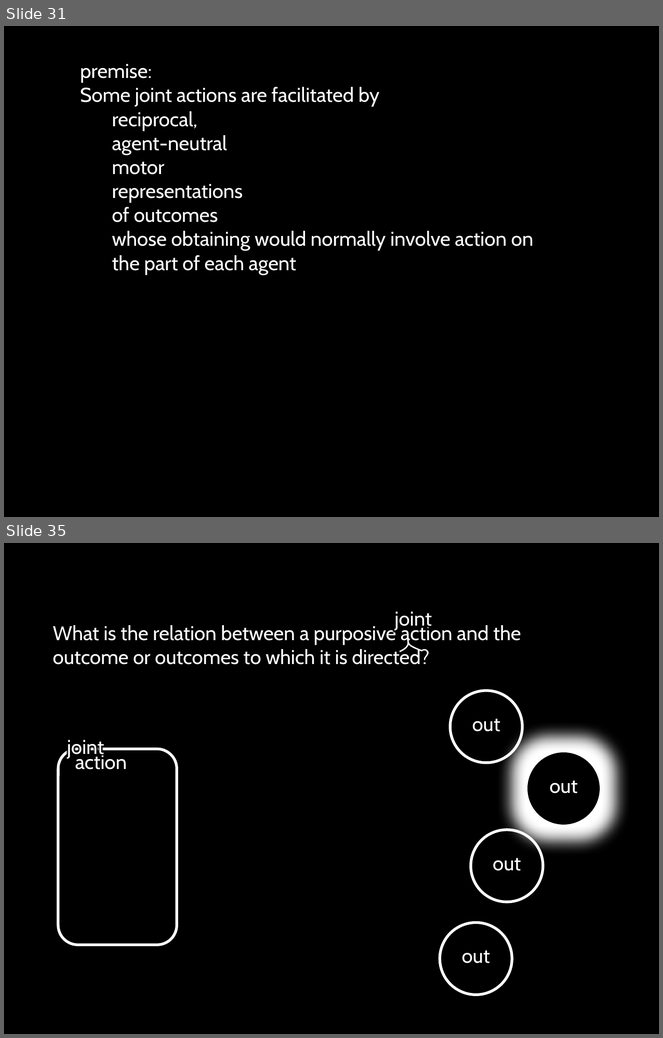
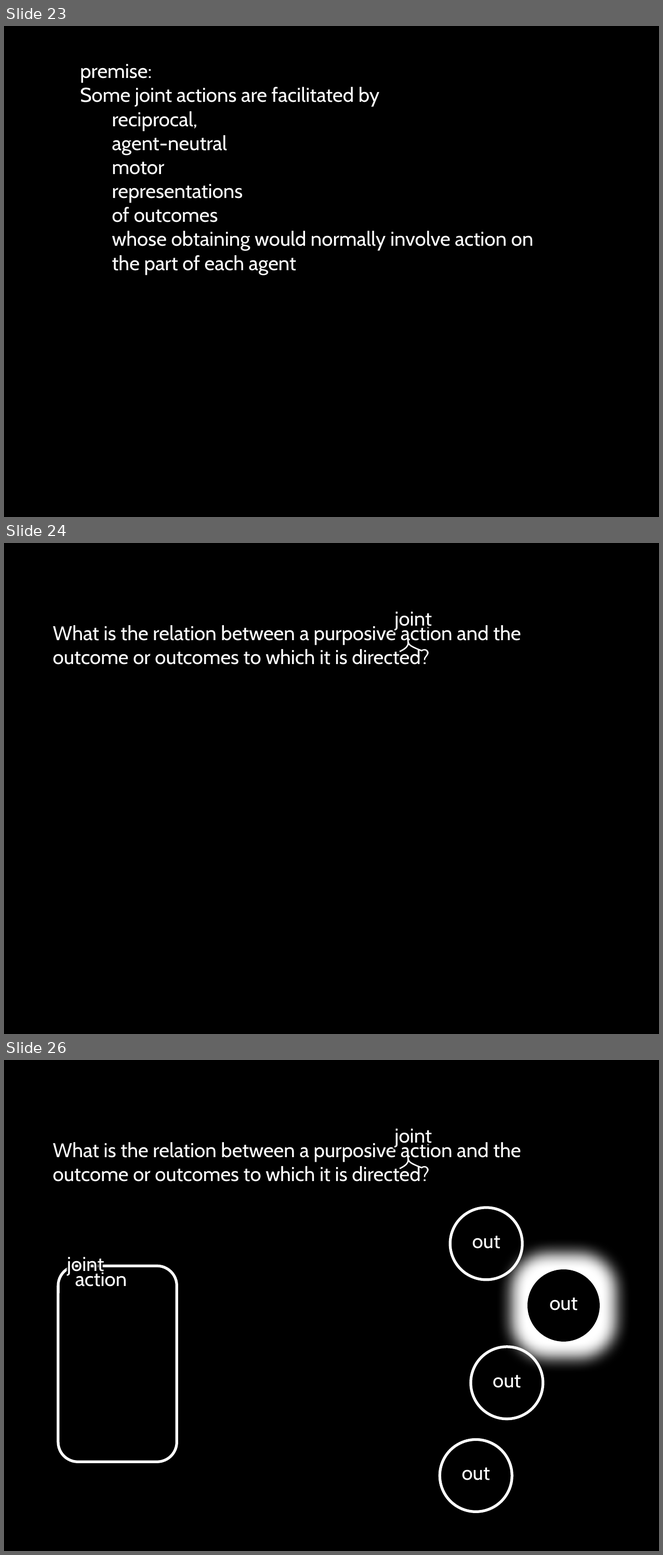
Before and after one commit to butterfill/writing, a slide deck: intention motor representation joint action (paper 3)/conf collective intentionality manchester 2012/motor representation and shared intention - manchester collective intentionality 2012.pptx. Shown one above the other, each under a label of ours: slides 31 and 35 before the commit, slides 23, 24 and 26 after it; the slides between them are not shown. The pictures are 663x1038 and 663x1555 pixels, drawn with LibreOffice and Linux fonts; fonts in the diff are those of the drawing. Boxes give left, top, right and bottom in pixels: in the first picture for what was removed or moved away, otherwise in the second. Text is boxed around its words. In the diff, an @@ line names an element or a change of style, - is before the commit and + after.

```diff
--- a/intention motor representation joint action (paper 3)/conf collective intentionality manchester 2012/motor representation and shared intention - manchester collective intentionality 2012.pptx
+++ b/intention motor representation joint action (paper 3)/conf collective intentionality manchester 2012/motor representation and shared intention - manchester collective intentionality 2012.pptx
@@ slide 24 added at [4,543,659,1034], background #000000 @@
@@ text added at [395,612,432,631], 22 pt, text #FFFFFF @@
+joint
@@ text added at [53,623,521,665], 22 pt, text #FFFFFF @@
+What is the relation between a purposive action and the outcome or outcomes to which it is directed?
@@ freeform shape added at [400,635,422,652], outline #FFFFFF 1.5 pt @@
@@ what was slide 31 is now slide 23 @@
@@ what was slide 35 is now slide 26 @@
```
Also in this commit, not shown: 13 slides changed, 17 other slides added, 1 slide removed, 3 other files.
